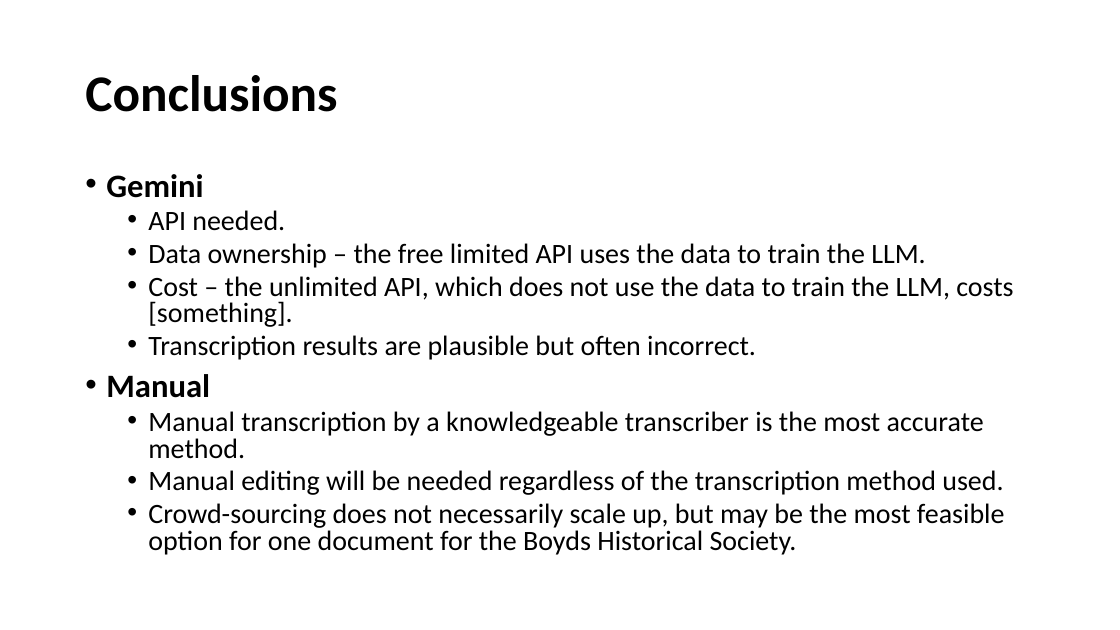
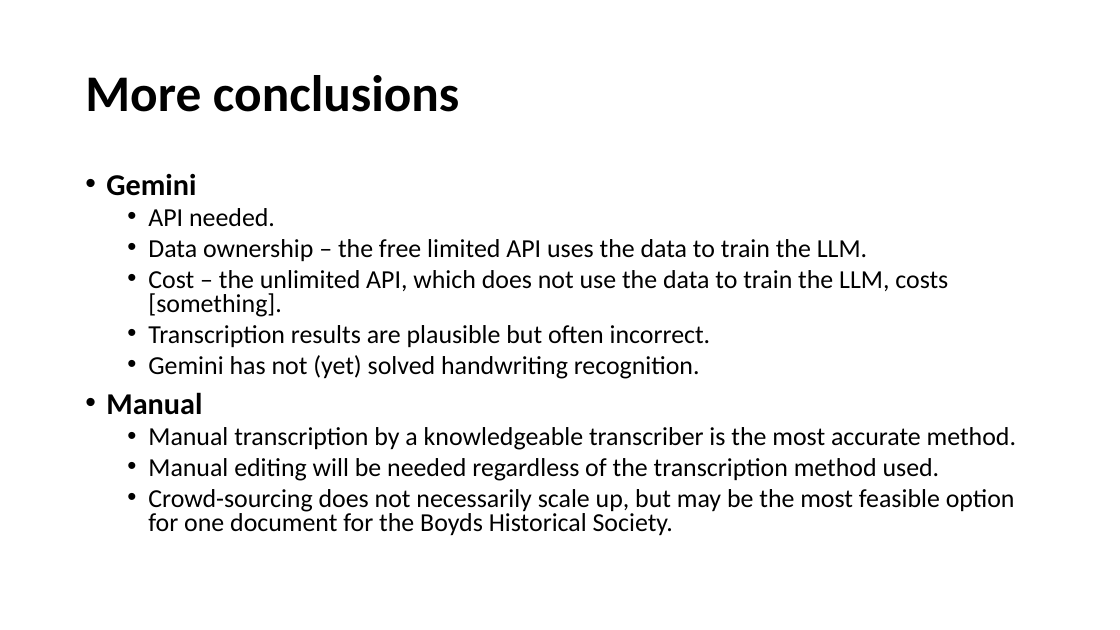
Before and after one commit to MSchoenbaum/UMBC-DATA606-Capstone, a slide deck: slide 16 of docs/Capstone presentation.pptx. Drawn at 1120x630 pixels with LibreOffice and Linux fonts; fonts in the diff are those of the drawing. Boxes give left, top, right and bottom in pixels: in the first picture for what was removed or moved away, otherwise in the second. Text is boxed around its words. In the diff, an @@ line names an element or a change of style, - is before the commit and + after.

```diff
--- a/docs/Capstone presentation.pptx
+++ b/docs/Capstone presentation.pptx
@@ title at box(85, 75, 459, 112): text changed @@
-Conclusions
+More conclusions
@@ text at box(106, 174, 1016, 536): size 28 to 25.9 pt in "Gemini", "Manual"; size 24 to 22.2 pt in "API needed.", "Data ownership – the free limited API ...", "Cost – the unlimited API, which does ...", "Transcription results are plausible but often incorrect." and 3 more places @@
@@ text at box(148, 355, 700, 379): paragraph added @@
+  • Gemini has not (yet) solved handwriting recognition.
```
Also in this commit, not shown: 3 other slides changed, 2 slides added.
